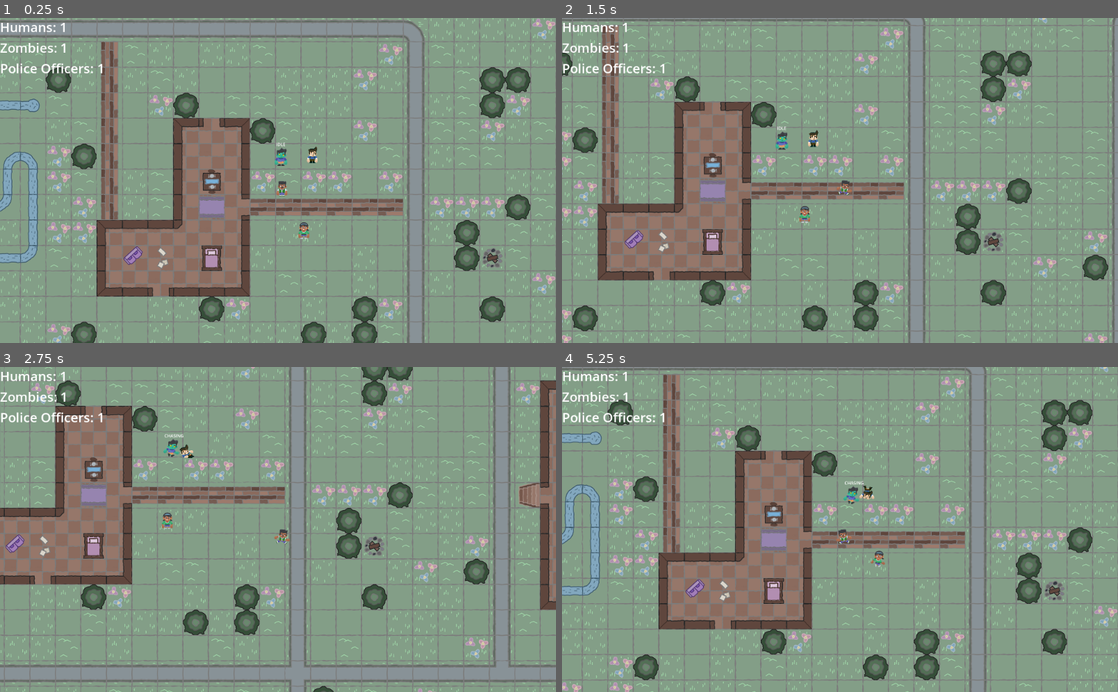
Above: before the commit, frames 1-4 (two rows, left to right).
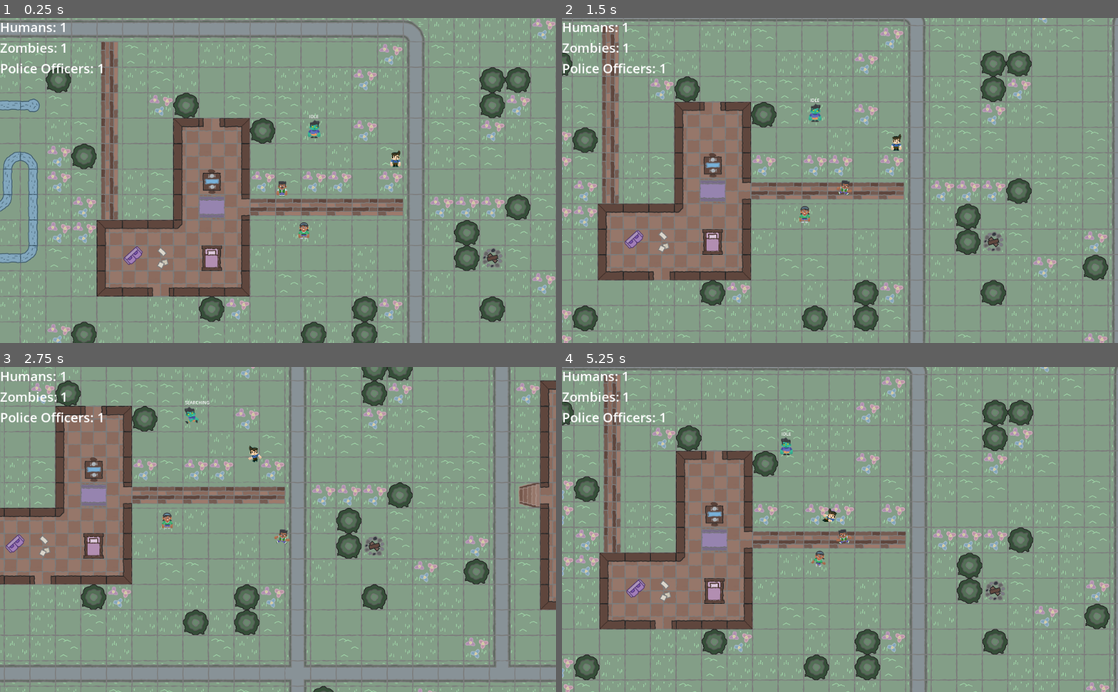
Above: after the commit, the same moments.

Repository: padraik/JamSepticEye
Game: Godot game, scene res://scenes/main.tscn
The game is run twice, just before and just after one commit, with the same random seed, the same clock (stepped at 60 frames per second) and the same inputs.
Inputs:
- Up to frame 1 (0.25 s): no input
- Up to frame 2 (1.5 s): tap Enter (ui_accept) at 0.5, 0.77 s; hold D (move_right) 0.53-1.28 s; hold S (move_down) from 1.28 s (still down)
- Up to frame 3 (2.75 s): tap Enter (ui_accept) at 1.52 s; release S (move_down) at 2.03 s; hold D (move_right) from 2.03 s (still down)
- Up to frame 4 (5.25 s): release D (move_right) at 2.78 s; hold W (move_up) 2.78-3.53 s; tap Enter (ui_accept) at 3.02, 3.77, 4.52 s; hold A (move_left) 3.53-5.03 s; hold S (move_down) from 5.03 s (still down)

The runs differ from the first frame. In frame 1, 0.4% of the frame differs, in the area x 49-73%, y 29-46%; in frame 2, 0.4%; in frame 3, 0.4%; in frame 4, 39%, in the area x 0-100%, y 0-100%.

Commit message:
Bug fixes
Animation direction
Zombie chasing other npcs

Diff:
--- a/scenes/main.tscn
+++ b/scenes/main.tscn
@@ -29,6 +29,7 @@
 
 [node name="Player" parent="." instance=ExtResource("2_abcde")]
 position = Vector2(855, 324)
+collision_layer = 2
 collision_mask = 1
 
 [node name="GameUI" type="CanvasLayer" parent="."]
@@ -36,10 +37,10 @@
 [node name="HUD" parent="GameUI" instance=ExtResource("6_abcde")]
 
 [node name="PoliceOfficer" parent="." instance=ExtResource("5_tbgi4")]
-position = Vector2(982, 226)
+position = Vector2(1288, 240)
 
 [node name="Zombie" parent="." instance=ExtResource("6_tefeu")]
-position = Vector2(866, 229)
+position = Vector2(988, 126)
 collision_mask = 1
 
 [node name="Human" parent="." instance=ExtResource("7_o6xl0")]
--- a/scenes/zombie.tscn
+++ b/scenes/zombie.tscn
@@ -106,6 +106,7 @@
 shape = SubResource("CapsuleShape2D_12345")
 
 [node name="DetectionArea" type="Area2D" parent="."]
+scale = Vector2(3, 3)
 collision_layer = 0
 
 [node name="CollisionShape2D" type="CollisionShape2D" parent="DetectionArea"]
--- a/scripts/human.gd
+++ b/scripts/human.gd
@@ -7,6 +7,7 @@
 
 func _ready():
 	super()
+	add_to_group("humans")
 	state = IDLE
 
 func _physics_process(delta):
@@ -31,6 +32,13 @@
 
 	# Update animations
 	_update_animation()
+	update_facing_direction()
+
+func update_facing_direction():
+	if velocity.x < 0:
+		animated_sprite.flip_h = true
+	elif velocity.x > 0:
+		animated_sprite.flip_h = false
 
 func _scan_for_targets():
 	var bodies = $DetectionArea.get_overlapping_bodies()
--- a/scripts/person.gd
+++ b/scripts/person.gd
@@ -35,6 +35,14 @@
 			velocity = Vector2.ZERO
 			move_and_slide()
 
+	update_facing_direction()
+
+func update_facing_direction():
+	if velocity.x < 0:
+		$AnimatedSprite2D.flip_h = true
+	elif velocity.x > 0:
+		$AnimatedSprite2D.flip_h = false
+
 func _pick_new_wander_destination():
 	var random_offset = Vector2(randf_range(-wander_range, wander_range), randf_range(-wander_range, wander_range))
 	target_position = position + random_offset
--- a/scripts/player.gd
+++ b/scripts/player.gd
@@ -10,6 +10,9 @@
 func _ready():
 	# Connect to animation finished signal
 	animated_sprite.animation_finished.connect(_on_animation_finished)
+
+	# Ensure the player can collide with walls
+	collision_mask = 7
 
 	# Create timer for stab animation
 	stab_timer = Timer.new()
--- a/scripts/zombie.gd
+++ b/scripts/zombie.gd
@@ -62,6 +62,13 @@
 
 	# Update movement animations
 	_update_movement_animation()
+	update_facing_direction()
+
+func update_facing_direction():
+	if velocity.x < 0:
+		animated_sprite.flip_h = true
+	elif velocity.x > 0:
+		animated_sprite.flip_h = false
 
 func _pick_new_wander_destination():
 	var random_offset = Vector2(randf_range(-wander_range, wander_range), randf_range(-wander_range, wander_range))
Not shown: 1 places in scenes/main.tscn that only renumber resources
